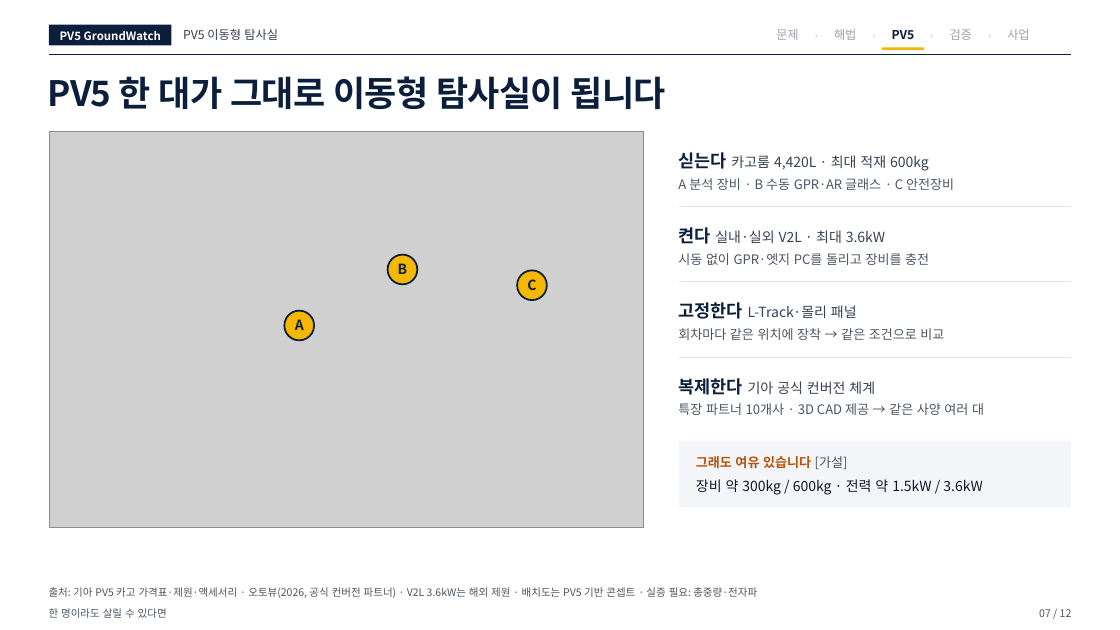
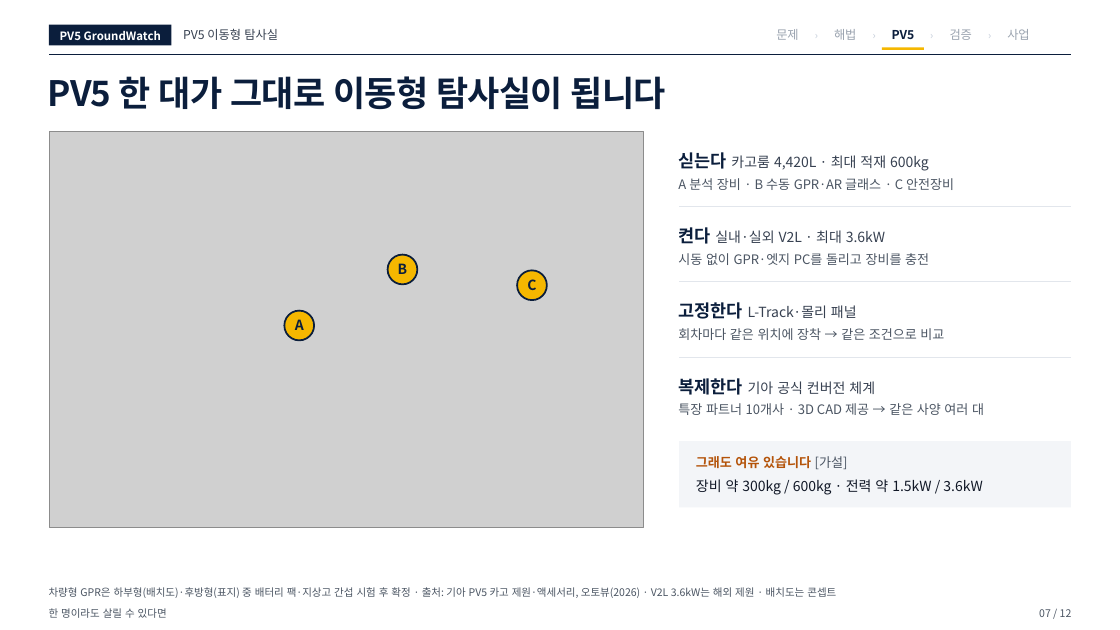
Before and after one commit to woojin-choe/pv5-hose-lab, a slide deck: slide 7 of ppt_all/PV5_GroundWatch_10_22.pptx. Drawn at 1120x630 pixels with LibreOffice and Linux fonts; fonts in the diff are those of the drawing; grey boxes stand for pictures. Boxes give left, top, right and bottom in pixels: in the first picture for what was removed or moved away, otherwise in the second. Text is boxed around its words. In the diff, an @@ line names an element or a change of style, - is before the commit and + after.

```diff
--- a/ppt_all/PV5_GroundWatch_10_22.pptx
+++ b/ppt_all/PV5_GroundWatch_10_22.pptx
@@ text at (x1=49, y1=587, x2=836, y2=598): text changed @@
-출처: 기아 PV5 카고 가격표·제원·액세서리 · 오토뷰(2026, 공식 컨버전 파트너) · V2L 3.6kW는 해외 제원 · 배치도는 PV5 기반 콘셉트 · 실증 필요: 총중량·전자파
+차량형 GPR은 하부형(배치도)·후방형(표지) 중 배터리 팩·지상고 간섭 시험 후 확정 · 출처: 기아 PV5 카고 제원·액세서리, 오토뷰(2026) · V2L 3.6kW는 해외 제원 · 배치도는 콘셉트
```
Also in this commit, not shown: 4 other slides changed, 12 other files.
